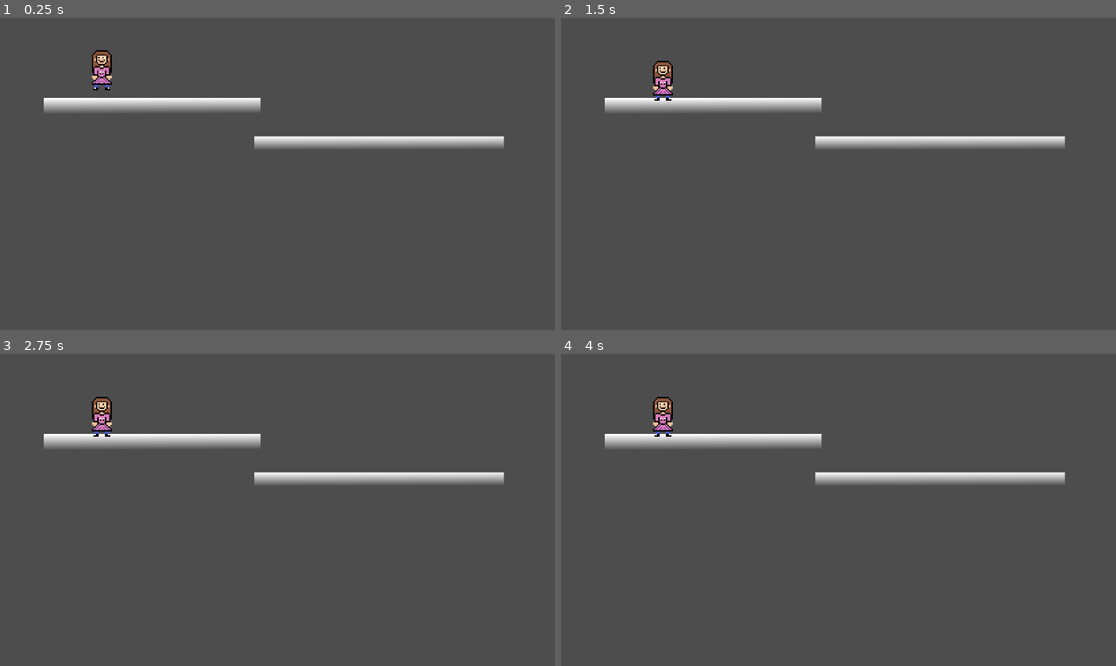
Above: before the commit, frames 1-4 (two rows, left to right).
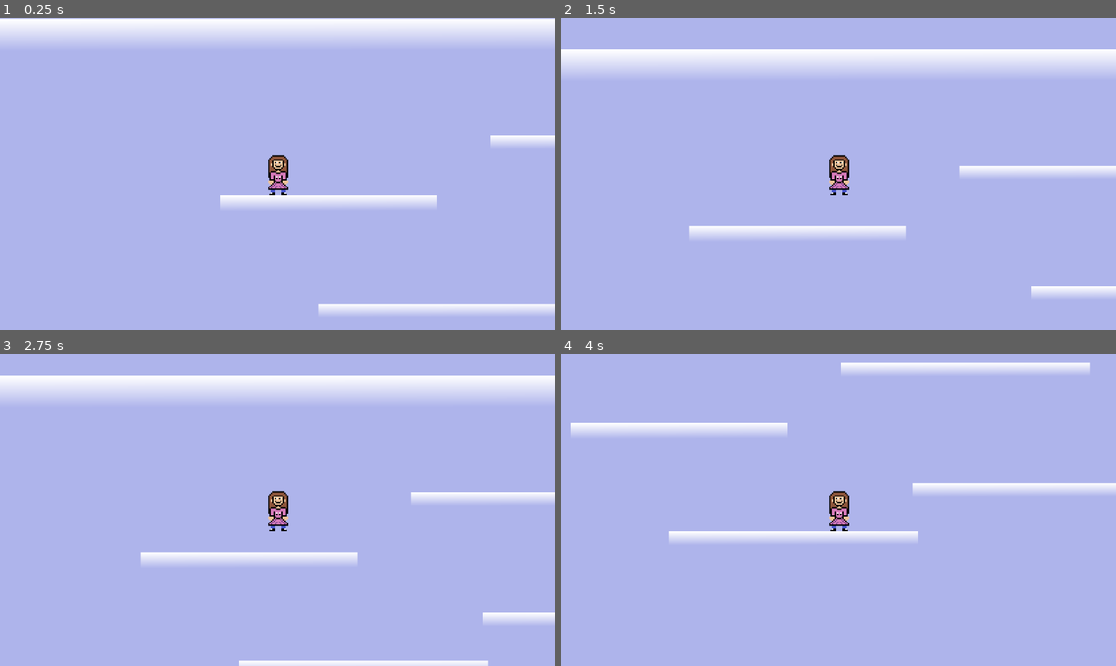
Above: after the commit, the same moments.

Repository: Norgg/rootsploration
Game: Godot game, scene res://game.tscn
The game is run twice, just before and just after one commit, with the same random seed, the same clock (stepped at 60 frames per second) and the same inputs.
Inputs:
- Up to frame 1 (0.25 s): no input
- Up to frame 2 (1.5 s): hold D (right, bound only after the commit) 0.53-1.28 s; tap Space (jump, bound only after the commit) at 0.6, 0.77, 1.07, 1.35 s; hold A (left, bound only after the commit) from 1.28 s (still down)
- Up to frame 3 (2.75 s): tap Space (jump, bound only after the commit) at 1.52, 1.82, 2.1 s; release A (left, bound only after the commit) at 2.03 s; hold D (right, bound only after the commit) from 2.03 s (still down)
- Up to frame 4 (4 s): tap Space (jump, bound only after the commit) at 2.85, 3.02, 3.32, 3.6, 3.77 s; release D (right, bound only after the commit) at 3.53 s; hold A (left, bound only after the commit) from 3.53 s (still down)

The runs differ from the first frame. In frame 1, 100% of the frame differs, in the area x 0-100%, y 0-100%; in frame 2, 100%; in frame 3, 100%; in frame 4, 100%.

Commit message:
Controls, add some platforms

Diff:
--- a/game.tscn
+++ b/game.tscn
@@ -1,7 +1,13 @@
-[gd_scene load_steps=5 format=3 uid="uid://dtjhwtj1ke54d"]
+[gd_scene load_steps=8 format=3 uid="uid://dtjhwtj1ke54d"]
 
 [ext_resource type="Texture2D" uid="uid://fen82odamhey" path="res://images/player_holly(girl).png" id="1_v4irv"]
 [ext_resource type="Script" path="res://scripts/Player.gd" id="2_67we3"]
+
+[sub_resource type="PhysicsMaterial" id="PhysicsMaterial_uinix"]
+friction = 0.0
+
+[sub_resource type="RectangleShape2D" id="RectangleShape2D_ofw00"]
+size = Vector2(35, 77)
 
 [sub_resource type="Gradient" id="Gradient_gikrv"]
 colors = PackedColorArray(1, 1, 1, 0, 1, 1, 1, 1)
@@ -11,7 +17,51 @@
 fill_from = Vector2(0.504587, 1)
 fill_to = Vector2(0.454128, 0)
 
+[sub_resource type="RectangleShape2D" id="RectangleShape2D_ldtci"]
+size = Vector2(64, 64)
+
 [node name="Node2D" type="Node2D"]
+
+[node name="PlayerHolly(girl)" type="RigidBody2D" parent="."]
+position = Vector2(210, 79)
+physics_material_override = SubResource("PhysicsMaterial_uinix")
+can_sleep = false
+lock_rotation = true
+script = ExtResource("2_67we3")
+
+[node name="Sprite" type="Sprite2D" parent="PlayerHolly(girl)"]
+texture_filter = 1
+scale = Vector2(2.75, 2.75)
+texture = ExtResource("1_v4irv")
+
+[node name="CollisionShape2D" type="CollisionShape2D" parent="PlayerHolly(girl)"]
+position = Vector2(1.5, 5.5)
+shape = SubResource("RectangleShape2D_ofw00")
+
+[node name="Camera2D" type="Camera2D" parent="PlayerHolly(girl)"]
+current = true
+
+[node name="BigPlatform1" type="Sprite2D" parent="."]
+position = Vector2(514, -166.873)
+scale = Vector2(37.5, 1.03522)
+texture = SubResource("GradientTexture2D_1gad0")
+
+[node name="StaticBody2D" type="StaticBody2D" parent="BigPlatform1"]
+
+[node name="CollisionShape2D" type="CollisionShape2D" parent="BigPlatform1/StaticBody2D"]
+position = Vector2(-0.0711136, -1.48486)
+shape = SubResource("RectangleShape2D_ldtci")
+
+[node name="BigPlatform2" type="Sprite2D" parent="."]
+position = Vector2(3176, -166.873)
+scale = Vector2(37.5, 1.03522)
+texture = SubResource("GradientTexture2D_1gad0")
+
+[node name="StaticBody2D" type="StaticBody2D" parent="BigPlatform2"]
+
+[node name="CollisionShape2D" type="CollisionShape2D" parent="BigPlatform2/StaticBody2D"]
+position = Vector2(-0.0711136, -1.48486)
+shape = SubResource("RectangleShape2D_ldtci")
 
 [node name="Platform1" type="Sprite2D" parent="."]
 position = Vector2(316, 183)
@@ -20,32 +70,79 @@
 
 [node name="StaticBody2D" type="StaticBody2D" parent="Platform1"]
 
-[node name="CollisionPolygon2D" type="CollisionPolygon2D" parent="Platform1/StaticBody2D"]
-visible = false
-polygon = PackedVector2Array(32, 27, 31.1, 27, -32, 31, -32, -32, 32, -32)
+[node name="CollisionShape2D" type="CollisionShape2D" parent="Platform1/StaticBody2D"]
+position = Vector2(-0.0711098, -1.48486)
+shape = SubResource("RectangleShape2D_ldtci")
 
 [node name="Platform2" type="Sprite2D" parent="."]
-position = Vector2(787, 260)
+position = Vector2(1060, 306)
 scale = Vector2(8.08178, 0.445435)
 texture = SubResource("GradientTexture2D_1gad0")
 
 [node name="StaticBody2D" type="StaticBody2D" parent="Platform2"]
 
-[node name="CollisionPolygon2D" type="CollisionPolygon2D" parent="Platform2/StaticBody2D"]
-visible = false
-polygon = PackedVector2Array(32, 27, 31.1, 27, -32, 31, -32, -32, 32, -32)
+[node name="CollisionShape2D" type="CollisionShape2D" parent="Platform2/StaticBody2D"]
+position = Vector2(-0.0711098, -1.48486)
+shape = SubResource("RectangleShape2D_ldtci")
 
-[node name="PlayerHolly(girl)" type="RigidBody2D" parent="."]
-position = Vector2(210, 79)
-can_sleep = false
+[node name="Platform3" type="Sprite2D" parent="."]
+position = Vector2(554, 406)
+scale = Vector2(8.08178, 0.445435)
+texture = SubResource("GradientTexture2D_1gad0")
 
-[node name="Sprite" type="Sprite2D" parent="PlayerHolly(girl)"]
-texture_filter = 1
-scale = Vector2(2.75, 2.75)
-texture = ExtResource("1_v4irv")
-script = ExtResource("2_67we3")
+[node name="StaticBody2D" type="StaticBody2D" parent="Platform3"]
 
-[node name="CollisionPolygon2D" type="CollisionPolygon2D" parent="PlayerHolly(girl)"]
-visible = false
-scale = Vector2(2.75, 2.75)
-polygon = PackedVector2Array(6.90909, -12, 8, -9.09091, 8, 14.1818, -7.27273, 14.1818, -7.27273, -9.45455, -5.81818, -12.3636, -4, -13.8182, 4.72727, -13.8182)
+[node name="CollisionShape2D" type="CollisionShape2D" parent="Platform3/StaticBody2D"]
+position = Vector2(-0.0711098, -1.48486)
+shape = SubResource("RectangleShape2D_ldtci")
+
+[node name="Platform4" type="Sprite2D" parent="."]
+position = Vector2(911, 56)
+scale = Vector2(8.08178, 0.445435)
+texture = SubResource("GradientTexture2D_1gad0")
+
+[node name="StaticBody2D" type="StaticBody2D" parent="Platform4"]
+
+[node name="CollisionShape2D" type="CollisionShape2D" parent="Platform4/StaticBody2D"]
+position = Vector2(-0.0711098, -1.48486)
+shape = SubResource("RectangleShape2D_ldtci")
+
+[node name="Platform6" type="Sprite2D" parent="."]
+position = Vector2(1673, 248)
+scale = Vector2(8.08178, 0.445435)
+texture = SubResource("GradientTexture2D_1gad0")
+
+[node name="StaticBody2D" type="StaticBody2D" parent="Platform6"]
+
+[node name="CollisionShape2D" type="CollisionShape2D" parent="Platform6/StaticBody2D"]
+shape = SubResource("RectangleShape2D_ldtci")
+
+[node name="Platform7" type="Sprite2D" parent="."]
+position = Vector2(2337, 80)
+scale = Vector2(8.08178, 0.445435)
+texture = SubResource("GradientTexture2D_1gad0")
+
+[node name="StaticBody2D" type="StaticBody2D" parent="Platform7"]
+
+[node name="CollisionShape2D" type="CollisionShape2D" parent="Platform7/StaticBody2D"]
+shape = SubResource("RectangleShape2D_ldtci")
+
+[node name="Platform8" type="Sprite2D" parent="."]
+position = Vector2(1665, -6)
+scale = Vector2(8.08178, 0.445435)
+texture = SubResource("GradientTexture2D_1gad0")
+
+[node name="StaticBody2D" type="StaticBody2D" parent="Platform8"]
+
+[node name="CollisionShape2D" type="CollisionShape2D" parent="Platform8/StaticBody2D"]
+shape = SubResource("RectangleShape2D_ldtci")
+
+[node name="Platform9" type="Sprite2D" parent="."]
+position = Vector2(2247, 330)
+scale = Vector2(8.08178, 0.445435)
+texture = SubResource("GradientTexture2D_1gad0")
+
+[node name="StaticBody2D" type="StaticBody2D" parent="Platform9"]
+
+[node name="CollisionShape2D" type="CollisionShape2D" parent="Platform9/StaticBody2D"]
+shape = SubResource("RectangleShape2D_ldtci")
--- a/project.godot
+++ b/project.godot
@@ -13,17 +13,52 @@
 config/name="rootsploration"
 run/main_scene="res://game.tscn"
 config/features=PackedStringArray("4.0", "Mobile")
+boot_splash/bg_color=Color(0, 0, 0, 1)
 config/icon="res://icon.svg"
 
 [editor]
 
 export/convert_text_resources_to_binary=true
 
+[input]
+
+left={
+"deadzone": 0.5,
+"events": [Object(InputEventKey,"resource_local_to_scene":false,"resource_name":"","device":0,"window_id":0,"alt_pressed":false,"shift_pressed":false,"ctrl_pressed":false,"meta_pressed":false,"pressed":false,"keycode":0,"physical_keycode":65,"unicode":0,"echo":false,"script":null)
+, Object(InputEventKey,"resource_local_to_scene":false,"resource_name":"","device":0,"window_id":0,"alt_pressed":false,"shift_pressed":false,"ctrl_pressed":false,"meta_pressed":false,"pressed":false,"keycode":0,"physical_keycode":4194319,"unicode":0,"echo":false,"script":null)
+]
+}
+right={
+"deadzone": 0.5,
+"events": [Object(InputEventKey,"resource_local_to_scene":false,"resource_name":"","device":0,"window_id":0,"alt_pressed":false,"shift_pressed":false,"ctrl_pressed":false,"meta_pressed":false,"pressed":false,"keycode":0,"physical_keycode":68,"unicode":0,"echo":false,"script":null)
+, Object(InputEventKey,"resource_local_to_scene":false,"resource_name":"","device":0,"window_id":0,"alt_pressed":false,"shift_pressed":false,"ctrl_pressed":false,"meta_pressed":false,"pressed":false,"keycode":0,"physical_keycode":4194321,"unicode":0,"echo":false,"script":null)
+]
+}
+up={
+"deadzone": 0.5,
+"events": [Object(InputEventKey,"resource_local_to_scene":false,"resource_name":"","device":0,"window_id":0,"alt_pressed":false,"shift_pressed":false,"ctrl_pressed":false,"meta_pressed":false,"pressed":false,"keycode":0,"physical_keycode":87,"unicode":0,"echo":false,"script":null)
+, Object(InputEventKey,"resource_local_to_scene":false,"resource_name":"","device":0,"window_id":0,"alt_pressed":false,"shift_pressed":false,"ctrl_pressed":false,"meta_pressed":false,"pressed":false,"keycode":0,"physical_keycode":4194320,"unicode":0,"echo":false,"script":null)
+]
+}
+down={
+"deadzone": 0.5,
+"events": [Object(InputEventKey,"resource_local_to_scene":false,"resource_name":"","device":0,"window_id":0,"alt_pressed":false,"shift_pressed":false,"ctrl_pressed":false,"meta_pressed":false,"pressed":false,"keycode":0,"physical_keycode":83,"unicode":0,"echo":false,"script":null)
+, Object(InputEventKey,"resource_local_to_scene":false,"resource_name":"","device":0,"window_id":0,"alt_pressed":false,"shift_pressed":false,"ctrl_pressed":false,"meta_pressed":false,"pressed":false,"keycode":0,"physical_keycode":4194322,"unicode":0,"echo":false,"script":null)
+]
+}
+jump={
+"deadzone": 0.5,
+"events": [Object(InputEventKey,"resource_local_to_scene":false,"resource_name":"","device":0,"window_id":0,"alt_pressed":false,"shift_pressed":false,"ctrl_pressed":false,"meta_pressed":false,"pressed":false,"keycode":0,"physical_keycode":32,"unicode":0,"echo":false,"script":null)
+]
+}
+
 [physics]
 
 common/physics_ticks_per_second=100
 common/max_physics_steps_per_frame=20
+2d/default_gravity=2000.0
 
 [rendering]
 
 renderer/rendering_method="mobile"
+environment/defaults/default_clear_color=Color(0.682353, 0.705882, 0.921569, 1)
--- a/scripts/Player.gd
+++ b/scripts/Player.gd
@@ -1,12 +1,58 @@
-extends Sprite2D
+extends RigidBody2D
 
+const move_acc := 2000
+const max_speed := 300
+const jump_impulse := 700
+var grounded := 0.0
+const air_control := 0.5
 
 # Called when the node enters the scene tree for the first time.
 func _ready():
     pass # Replace with function body.
 
 
+func check_grounded():
+    var state := get_world_2d().direct_space_state
+    var raycast_params := PhysicsRayQueryParameters2D.new()
+    for x in range(-20, 20, 5):
+        raycast_params.from = position + Vector2(x, 30)
+        raycast_params.to = raycast_params.from + Vector2(0, 15)
+        raycast_params.exclude = [get_rid()]
+        var result := state.intersect_ray(raycast_params)
+        if result:
+            grounded = 0.1
+
 # Called every frame. 'delta' is the elapsed time since the previous frame.
 func _process(delta):
-    pass
-    # $RigidBody2D.apply_force(Vector2(100, 0))
+
+    check_grounded()
+    grounded = max(grounded - delta, 0)
+
+    var move_dir = Vector2()
+    if Input.is_action_pressed('right'):
+        move_dir.x += 1
+    elif Input.is_action_pressed('left'):
+        move_dir.x -= 1
+
+    if move_dir.length() < 0.001 and grounded > 0:
+        physics_material_override.friction = 1
+        linear_damp = 1
+    else:
+        linear_damp = 0
+        physics_material_override.friction = 0
+
+    var impulse = move_dir * move_acc * delta * mass
+
+    if linear_velocity.length() > max_speed:
+        if sign(impulse.x) == sign(linear_velocity.x):
+            impulse.x = 0
+        if sign(impulse.y) == sign(linear_velocity.y):
+            impulse.y = 0
+
+    if !grounded:
+        impulse *= air_control
+
+    apply_central_impulse(impulse)
+
+    if Input.is_action_just_pressed('jump') and grounded > 0:
+        apply_central_impulse(Vector2(0, -jump_impulse * mass))
